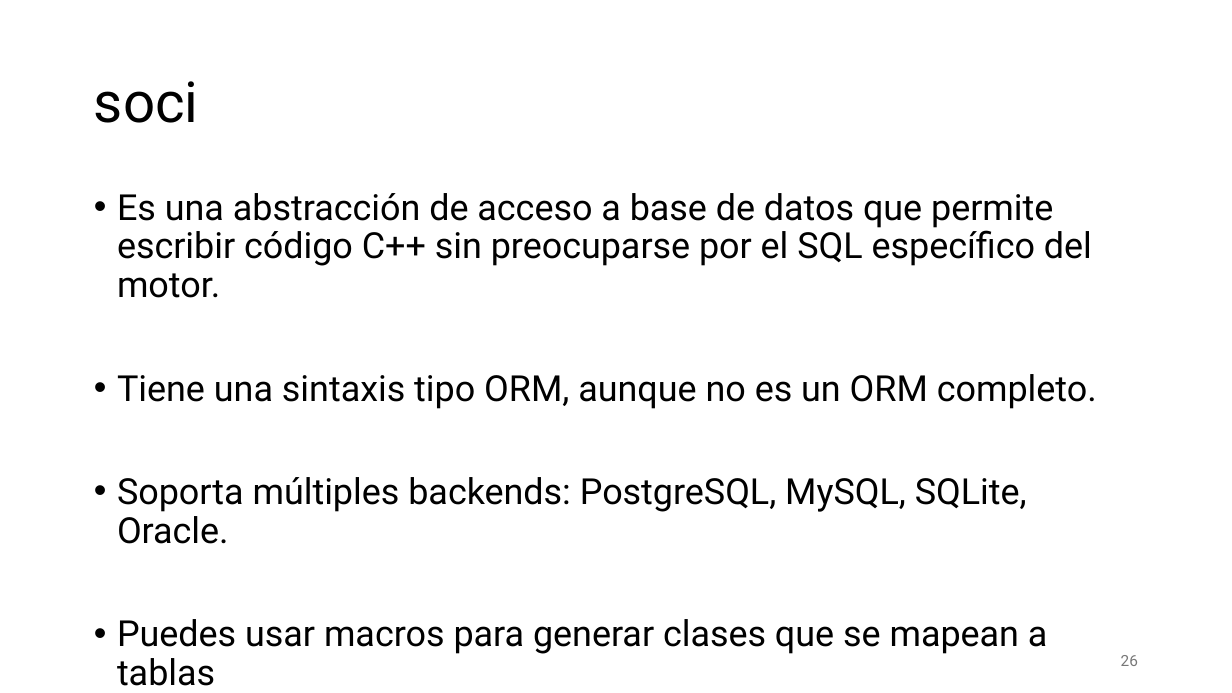
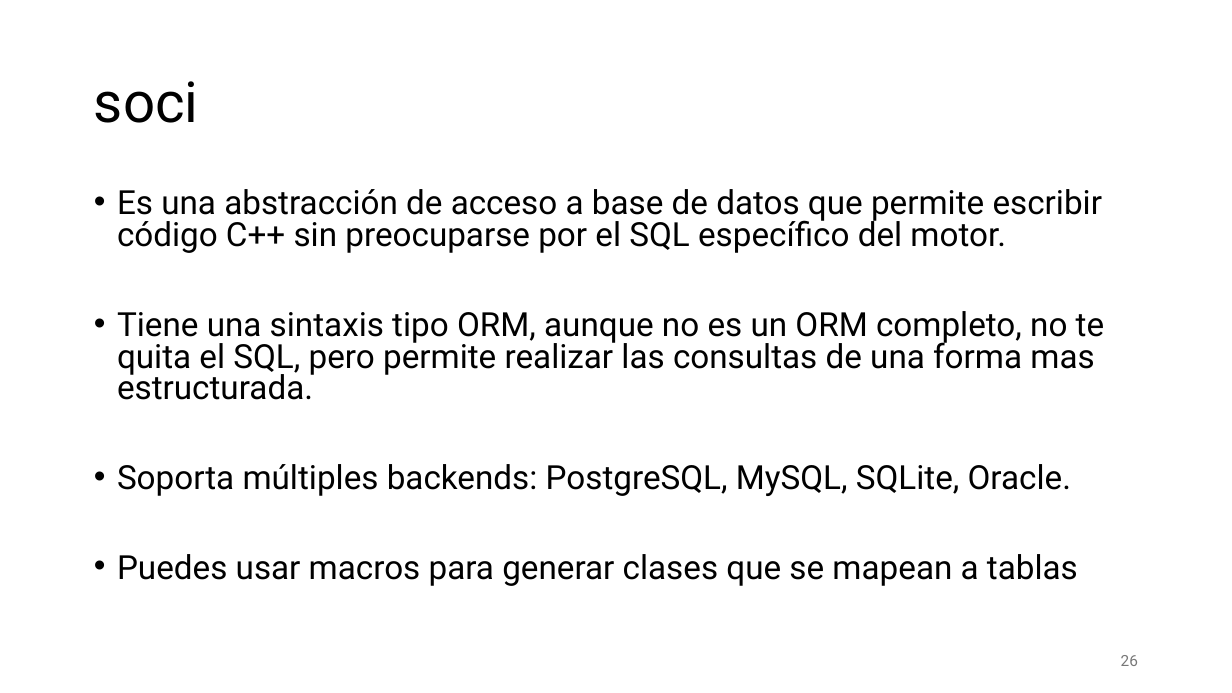
Before and after one commit to aldebarran22/CURSO_CPP_SERVICIOS_30H, a slide deck: slide 26 of doc/4_Gestion_estado_persistencia.pptx. Drawn at 1232x693 pixels with LibreOffice and Linux fonts; fonts in the diff are those of the drawing. Boxes give left, top, right and bottom in pixels: in the first picture for what was removed or moved away, otherwise in the second. Text is boxed around its words. In the diff, an @@ line names an element or a change of style, - is before the commit and + after.

```diff
--- a/doc/4_Gestion_estado_persistencia.pptx
+++ b/doc/4_Gestion_estado_persistencia.pptx
@@ text at <box>117,189,1102,586</box>: size 28 to 25.9 pt in "Es una abstracción de acceso a base ...", "Soporta múltiples backends: PostgreSQL, MySQL, SQLite, Oracl ...", "Puedes usar macros para generar clases que ..."; line spacing 0.9 to 0.8 @@
@@ text at <box>117,311,1104,400</box>: text changed; size 28 to 25.9 pt @@
-• Tiene una sintaxis tipo ORM, aunque no es un ORM completo.
+• Tiene una sintaxis tipo ORM, aunque no es un ORM completo, no te quita el SQL, pero permite realizar las consultas de una forma mas estructurada.
```
Also in this commit, not shown: 1 other slide changed, 9 slides added, 7 other files.
